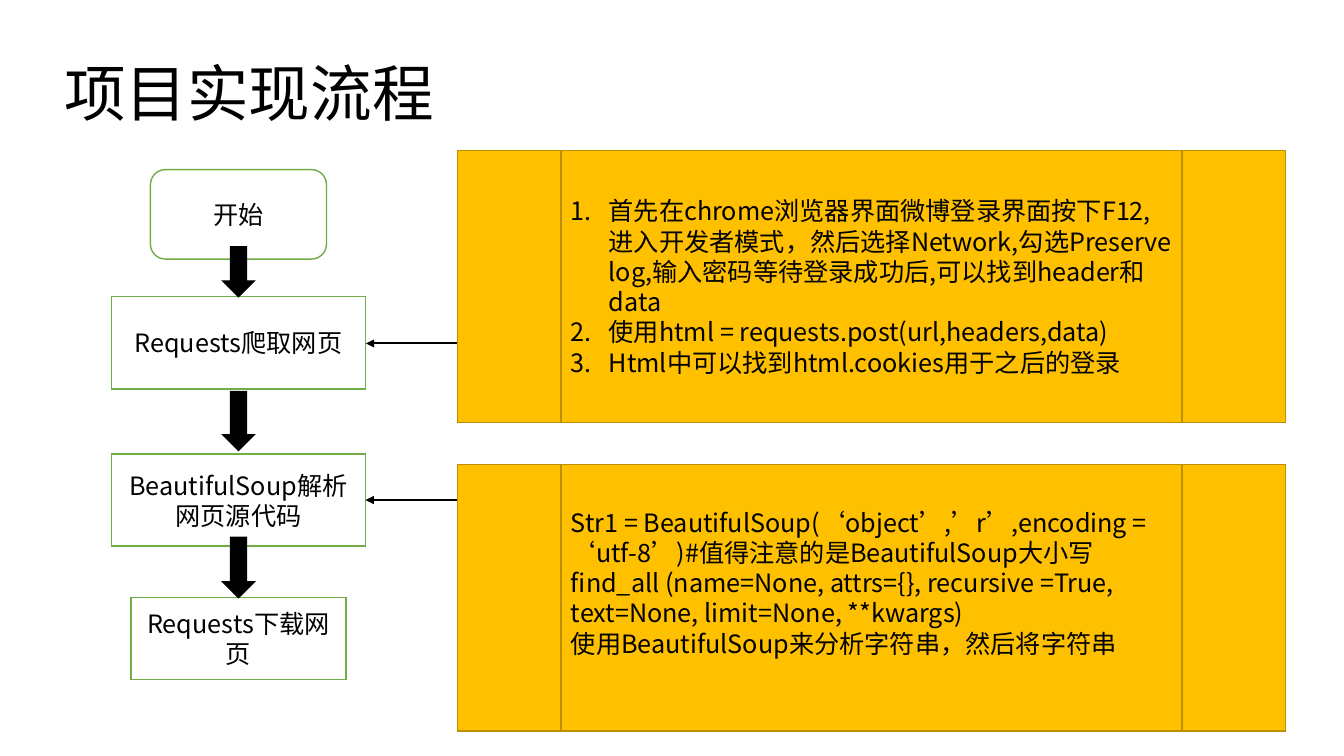
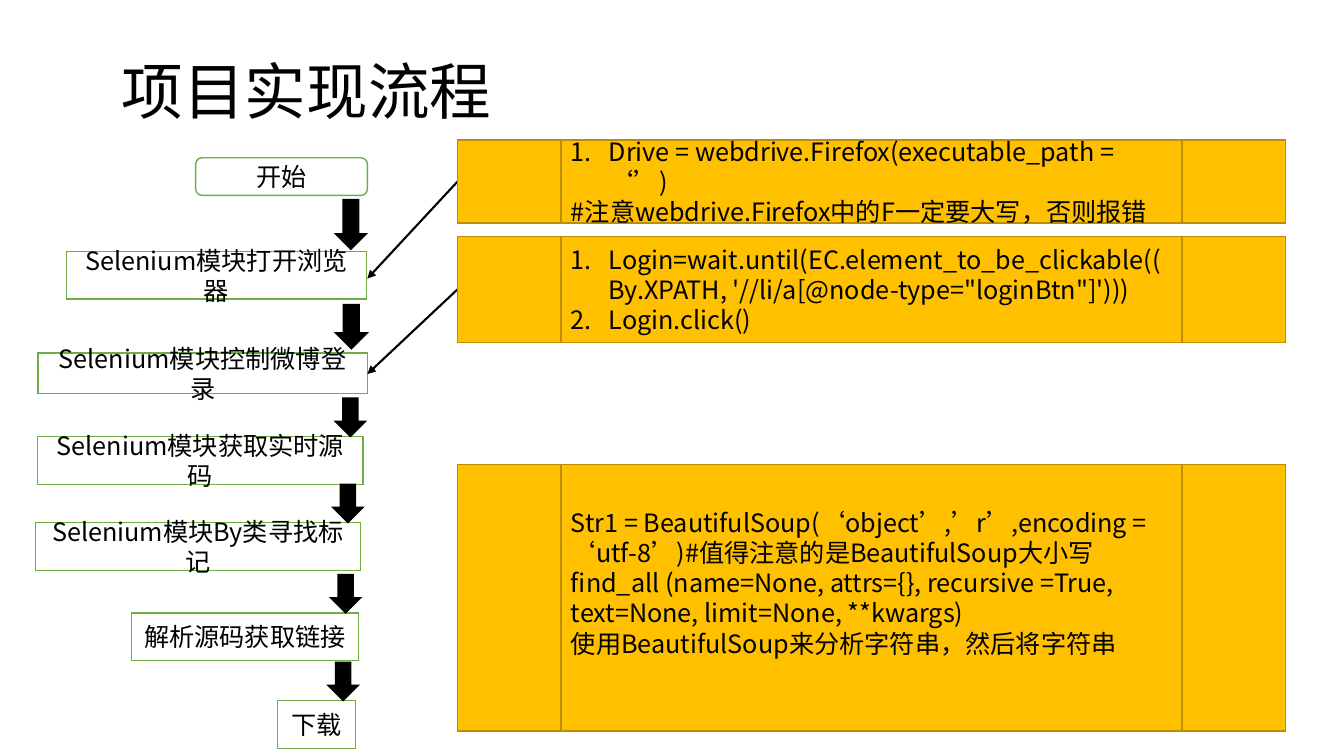
Before and after one commit to iunchen/ScrapySelf, a slide deck: slide 7 of Solution_v2.0.pptx (slide 6 before the commit). Drawn at 1344x756 pixels with LibreOffice and Linux fonts; fonts in the diff are those of the drawing. Boxes give left, top, right and bottom in pixels: in the first picture for what was removed or moved away, otherwise in the second. Text is boxed around its words. In the diff, an @@ line names an element or a change of style, - is before the commit and + after.

```diff
--- a/Solution_v2.0.pptx
+++ b/Solution_v2.0.pptx
@@ title "项目实现流程": place and size @@
-title "项目实现流程" at box(64, 64, 434, 121)
+title "项目实现流程" at box(122, 62, 492, 119)
@@ flow chart predefined process "Drive = webdrive.Firefox(executable_path = ‘’)": place and size @@
-flow chart predefined process "Drive = webdrive.Firefox(executable_path = ‘’)" at box(458, 150, 1287, 422)
+flow chart predefined process "Drive = webdrive.Firefox(executable_path = ‘’)" at box(458, 140, 1287, 223)
@@ text in flow chart predefined process at box(571, 135, 1147, 228): text changed @@
-1. 首先在chrome浏览器界面微博登录界面按下F12,进入开发者模式，然后选择Network,勾选Preserve log,输入密码等待登录成功后,可以找到header和data
-2. 使用html = requests.post(url,headers,data)
-3. Html中可以找到html.cookies用于之后的登录
+1. Drive = webdrive.Firefox(executable_path = ‘’)
+#注意webdrive.Firefox中的F一定要大写，否则报错
@@ rounded rectangle "开始": place and size @@
-rounded rectangle "开始" at box(150, 169, 327, 259)
+rounded rectangle "开始" at box(196, 158, 367, 196)
@@ down arrow: place and size @@
-down arrow at box(223, 247, 254, 296)
+down arrow at box(336, 200, 367, 249)
@@ arrow moved from (697, 344) - (366, 344) to (458, 181) - (367, 278) @@
@@ flow chart predefined process added at box(458, 237, 1287, 343), fill #FFC000, outline #BD8E00 1 pt, 18 pt, text #000000 @@
+1. Login=wait.until(EC.element_to_be_clickable((By.XPATH, '//li/a[@node-type="loginBtn"]')))
+2. Login.click()
@@ rectangle "Selenium模块打开浏览器": place and size @@
-rectangle "Selenium模块打开浏览器" at box(112, 296, 366, 389)
+rectangle "Selenium模块打开浏览器" at box(67, 251, 367, 298)
@@ arrow moved from (576, 500) - (366, 500) to (458, 289) - (367, 374) @@
@@ down arrow: place and size @@
-down arrow at box(223, 391, 254, 450)
+down arrow at box(336, 304, 368, 349)
@@ rectangle added at box(38, 353, 368, 393), fill #FFFFFF, outline #70AD47 1 pt, 18 pt, text #000000 @@
+Selenium模块控制微博登录
@@ text in rectangle at box(135, 331, 343, 358): text changed @@
-Requests爬取网页
+Selenium模块打开浏览器
@@ down arrow: place and size @@
-down arrow at box(223, 537, 254, 598)
+down arrow at box(336, 398, 366, 437)
@@ rectangle added at box(38, 437, 364, 484), fill #FFFFFF, outline #70AD47 1 pt, 18 pt, text #000000 @@
+Selenium模块获取实时源码
@@ rectangle removed at box(112, 454, 366, 546) @@
-BeautifulSoup解析网页源代码
@@ down arrow added at box(333, 484, 363, 522), fill #000000, outline #000000 1 pt @@
@@ rectangle added at box(35, 522, 361, 570), fill #FFFFFF, outline #70AD47 1 pt, 18 pt, text #000000 @@
+Selenium模块By类寻找标记
@@ rectangle removed at box(131, 598, 346, 680) @@
-Requests下载网页
@@ down arrow added at box(331, 575, 361, 613), fill #000000, outline #000000 1 pt @@
@@ rectangle added at box(131, 613, 358, 660), fill #FFFFFF, outline #70AD47 1 pt, 18 pt, text #000000 @@
+解析源码获取链接
@@ down arrow added at box(328, 662, 358, 701), fill #000000, outline #000000 1 pt @@
@@ rectangle added at box(277, 701, 356, 748), fill #FFFFFF, outline #70AD47 1 pt, 18 pt, text #000000 @@
+下载
```
Also in this commit, not shown: 5 other slides changed, 6 slides added.
